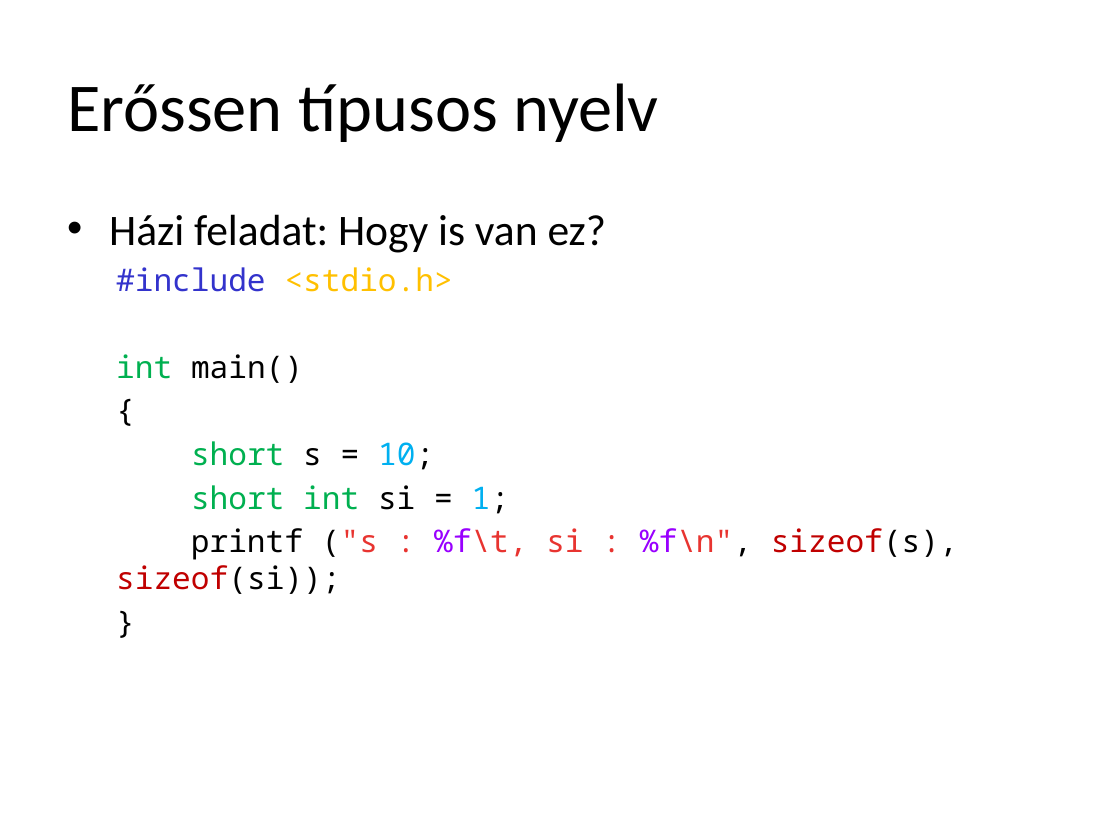
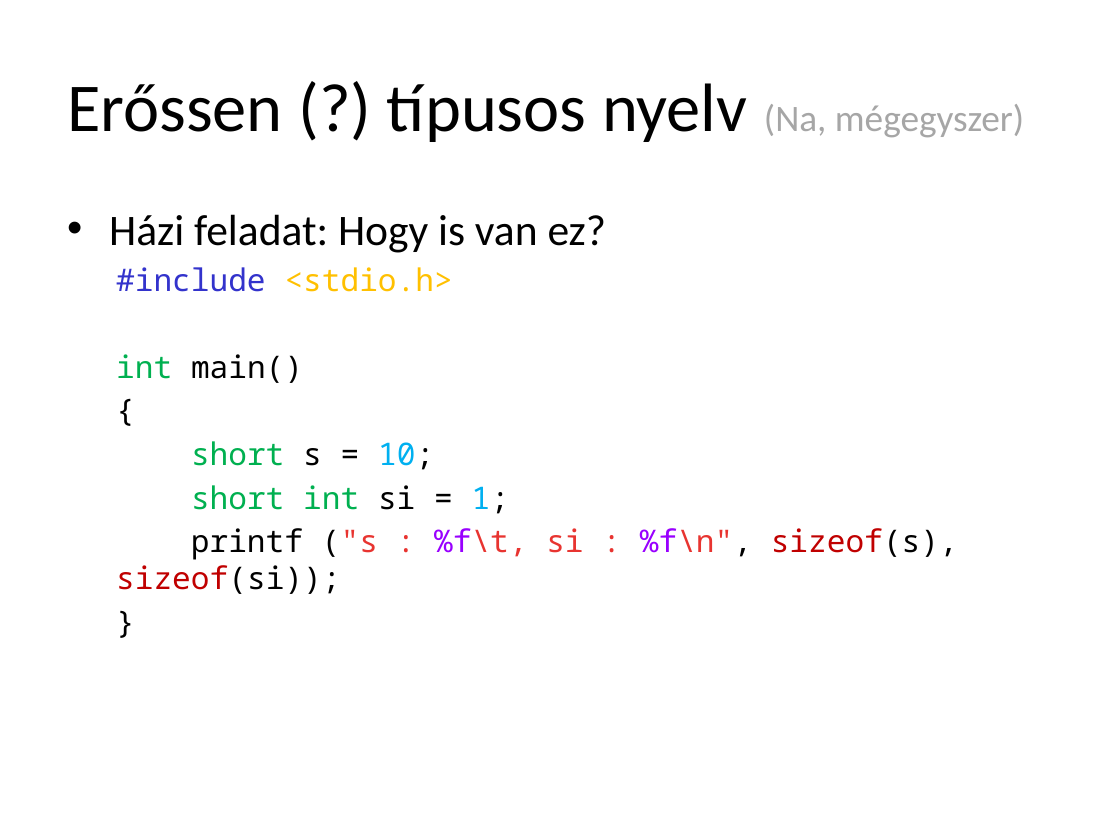
Before and after one commit to torokmark/cppgyak_jegyzet, a slide deck: slide 13 of programozasi_nyelvek_cpp_gyak02.pptx (slide 5 before the commit). Drawn at 1120x840 pixels with LibreOffice and Linux fonts; fonts in the diff are those of the drawing. Boxes give left, top, right and bottom in pixels: in the first picture for what was removed or moved away, otherwise in the second. Text is boxed around its words. In the diff, an @@ line names an element or a change of style, - is before the commit and + after.

Commit message:
Fixed: typos, extended

```diff
--- a/programozasi_nyelvek_cpp_gyak02.pptx
+++ b/programozasi_nyelvek_cpp_gyak02.pptx
@@ title at (67,83,1024,142): text changed @@
-Erőssen típusos nyelv
+Erőssen (?) típusos nyelv (Na, mégegyszer)
```
Also in this commit, not shown: 18 other slides changed, 11 slides added.
